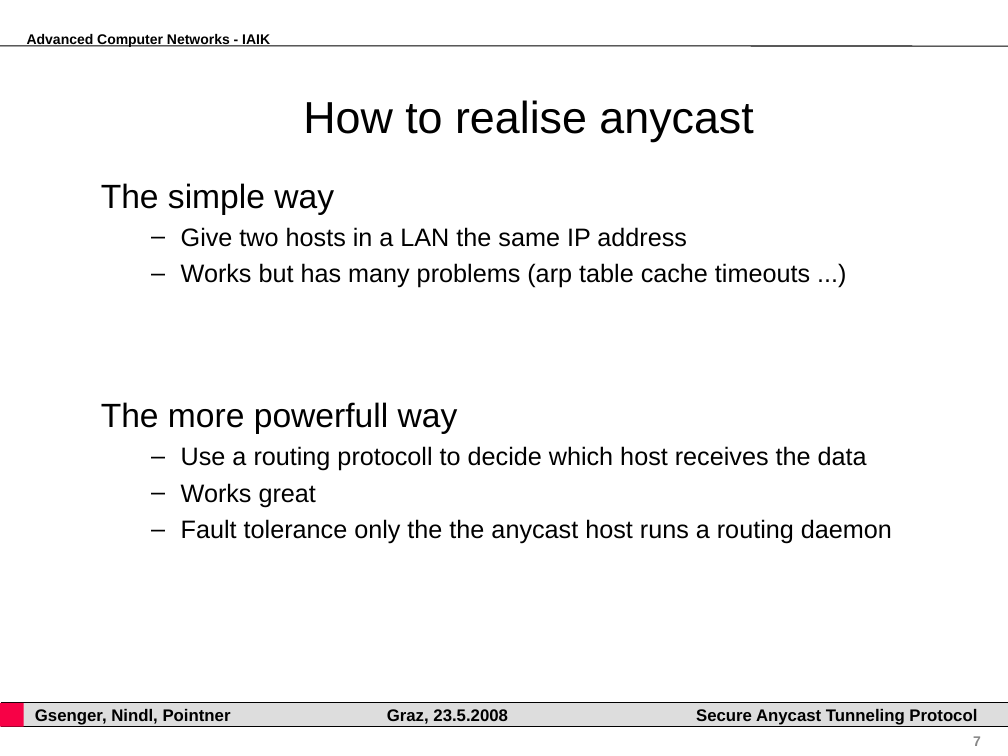
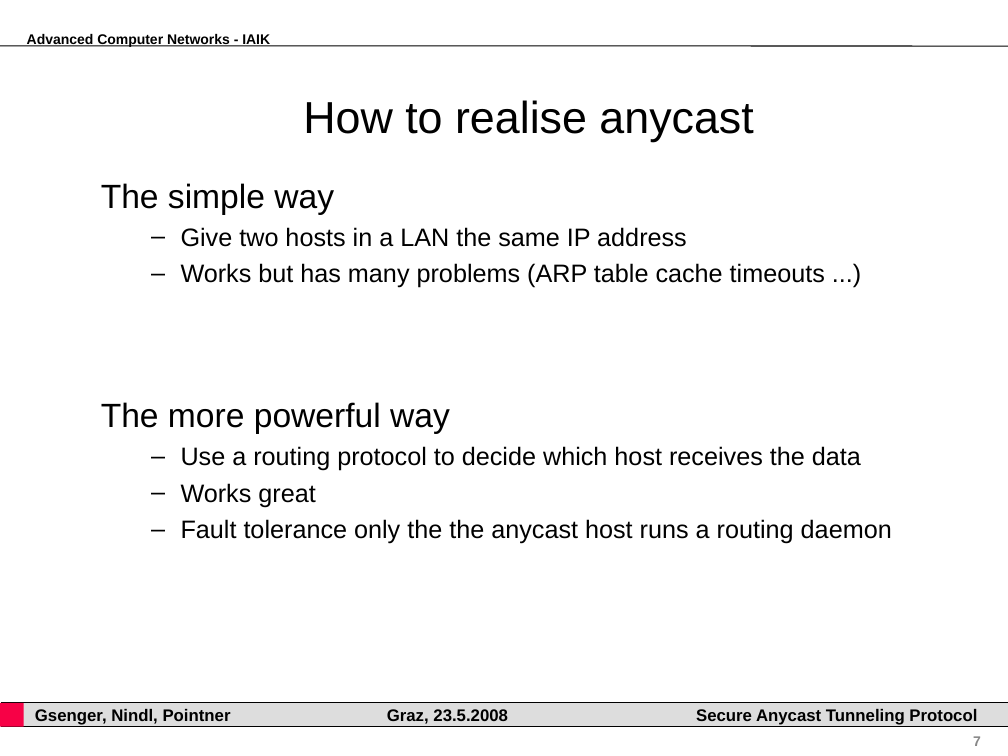
Before and after one commit to pyhedgehog/anytun, a slide deck: slide 7 of papers/acn.ppt. Drawn at 1008x756 pixels with LibreOffice and Linux fonts; fonts in the diff are those of the drawing; background and template pictures are left out. Boxes give left, top, right and bottom in pixels: in the first picture for what was removed or moved away, otherwise in the second. Text is boxed around its words. In the diff, an @@ line names an element or a change of style, - is before the commit and + after.

Commit message:
fixed some typo @ acn presention

```diff
--- a/papers/acn.ppt
+++ b/papers/acn.ppt
@@ text at [101, 183, 892, 544]: indent changed @@
@@ text at [101, 263, 861, 471]: text changed @@
-  – Works but has many problems (arp table cache timeouts ...)
-The more powerfull way
-  – Use a routing protocoll to decide which host receives the data
+  – Works but has many problems (ARP table cache timeouts ...)
+The more powerful way
+  – Use a routing protocol to decide which host receives the data
```
Also in this commit, not shown: 23 other slides changed.
